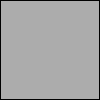
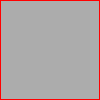
Two versions of the same layered image (100x100). Layer-by-layer changes:
added layer "Red" above "Blue" over [0, 0, 100, 100]
added layer "Blue" above "Black" over [0, 0, 100, 100]
added layer "Black" above "Background" over [0, 0, 100, 100]
painted on "Background" over [0, 0, 100, 100]
